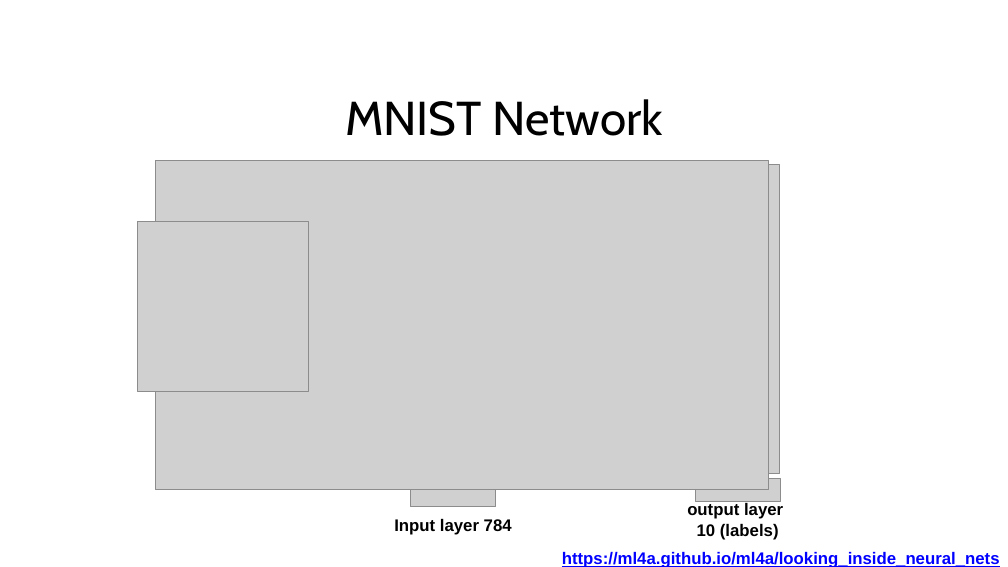
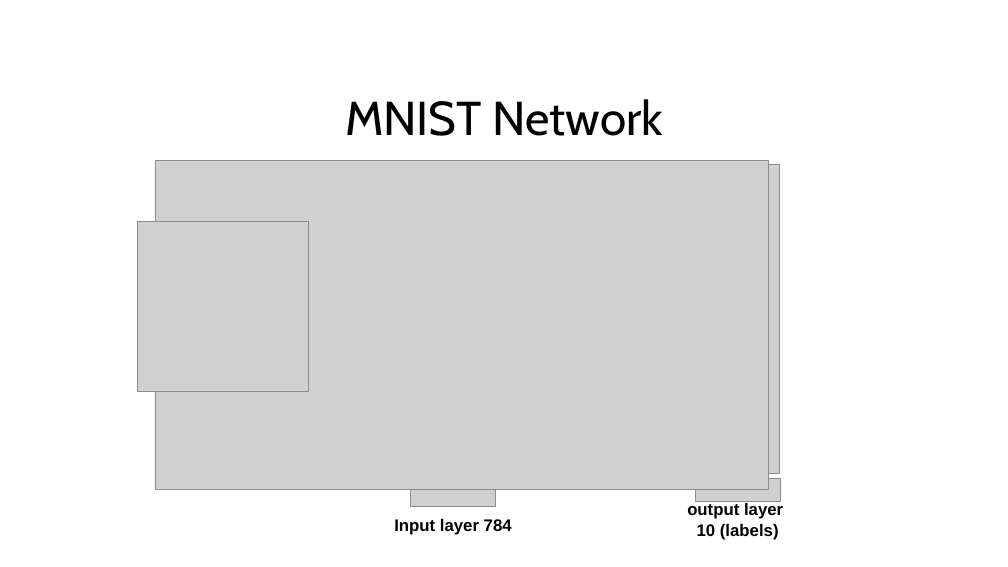
Before and after one commit to joshhu/chtpytorch, a slide deck: slide 4 of slides/Day3/MNIST.pptx. Drawn at 1008x567 pixels with LibreOffice and Linux fonts; fonts in the diff are those of the drawing; grey boxes stand for pictures. Boxes give left, top, right and bottom in pixels: in the first picture for what was removed or moved away, otherwise in the second. Text is boxed around its words. In the diff, an @@ line names an element or a change of style, - is before the commit and + after.

```diff
--- a/slides/Day3/MNIST.pptx
+++ b/slides/Day3/MNIST.pptx
@@ text removed at (562, 552, 1000, 567) @@
-https://ml4a.github.io/ml4a/looking_inside_neural_nets
```
Also in this commit, not shown: 1 other slide changed, 11 other files.
